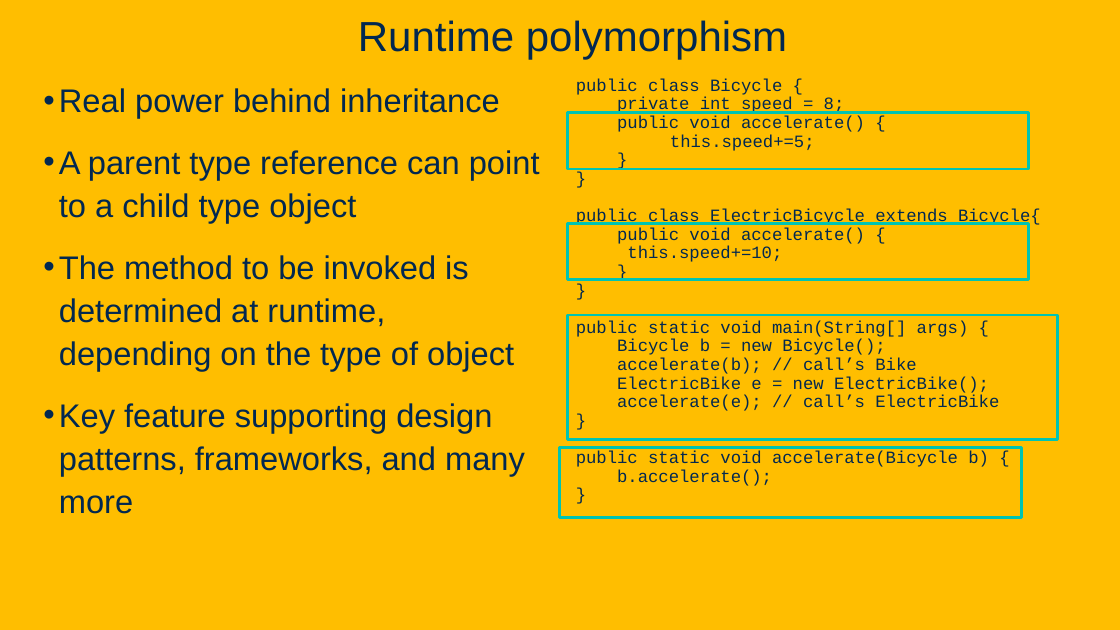
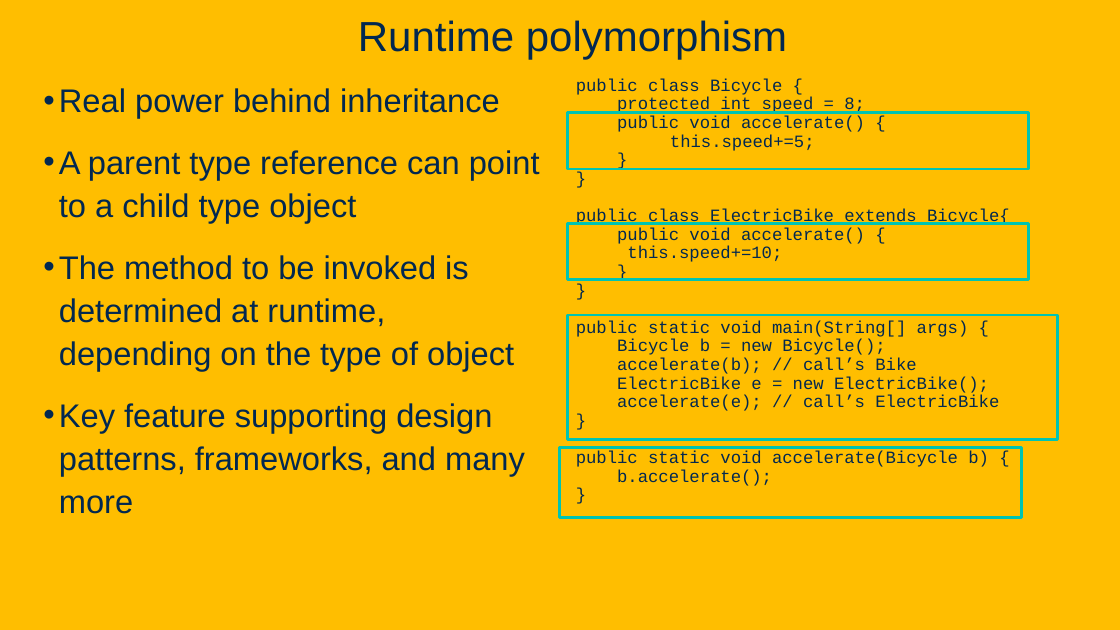
Before and after one commit to davsec-teaching/ECS_160, a slide deck: slide 11 of slides/DesignPatterns.pptx (slide 10 before the commit). Drawn at 1120x630 pixels with LibreOffice and Linux fonts; fonts in the diff are those of the drawing; background and template pictures are left out. Boxes give left, top, right and bottom in pixels: in the first picture for what was removed or moved away, otherwise in the second. Text is boxed around its words. In the diff, an @@ line names an element or a change of style, - is before the commit and + after.

```diff
--- a/slides/DesignPatterns.pptx
+++ b/slides/DesignPatterns.pptx
@@ text at (576, 79, 865, 114): text changed @@
-public class Bicycle {
-private int speed = 8;
+public class Bicycle {
+protected int speed = 8;
@@ text at (576, 209, 1010, 225): text changed @@
-public class ElectricBicycle extends Bicycle{
+public class ElectricBike extends Bicycle{
```
Also in this commit, not shown: 18 other slides changed, 1 slide added, 1 other file.
